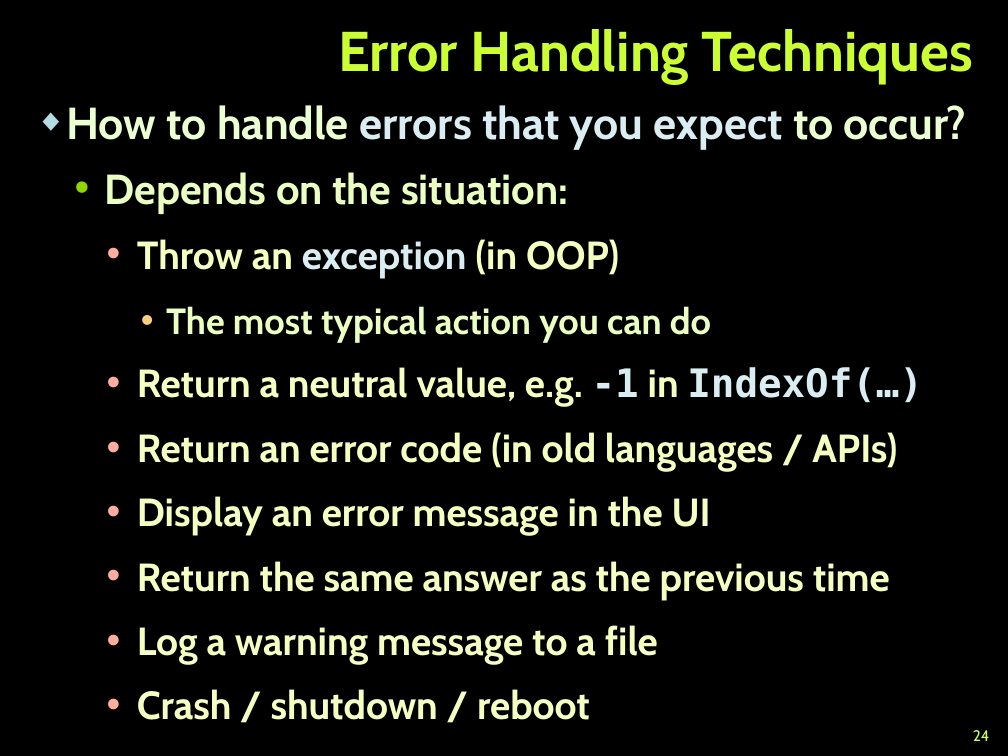
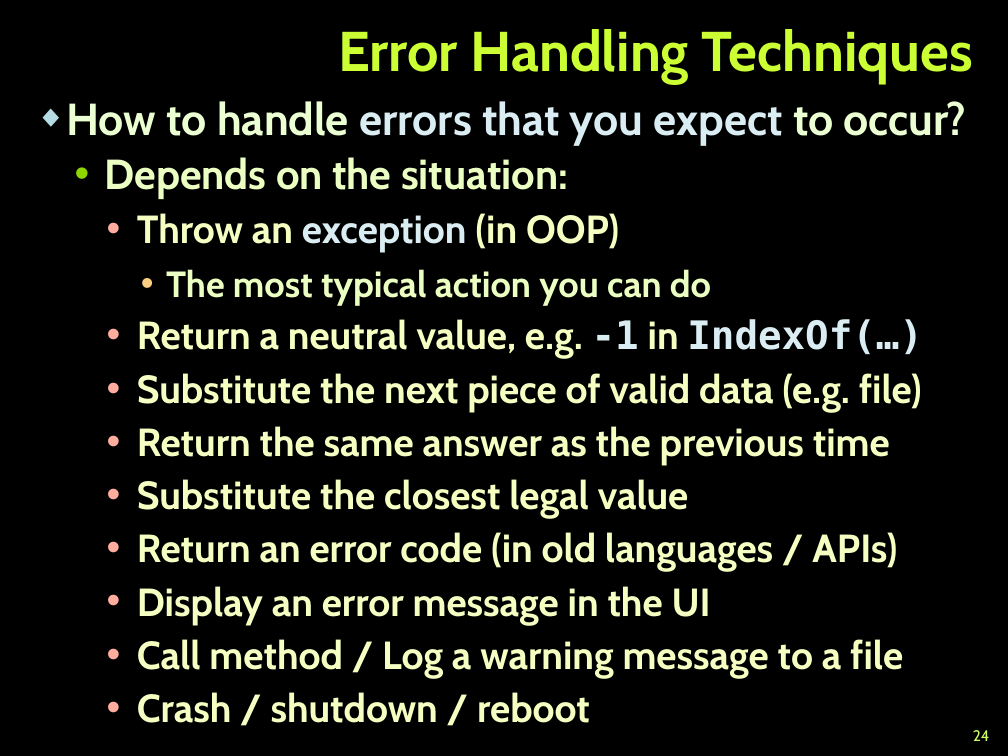
Before and after one commit to martin-nikolov/Telerik-Academy, a slide deck: slide 24 of Programming with C#/4. C# High-Quality Code/08. Defensive Programming, Assertions and Exceptions/Defensive Programming and Exceptions.pptx. Drawn at 1008x756 pixels with LibreOffice and Linux fonts; fonts in the diff are those of the drawing; background and template pictures are left out. Boxes give left, top, right and bottom in pixels: in the first picture for what was removed or moved away, otherwise in the second. Text is boxed around its words. In the diff, an @@ line names an element or a change of style, - is before the commit and + after.

```diff
--- a/Programming with C#/4. C# High-Quality Code/08. Defensive Programming, Assertions and Exceptions/Defensive Programming and Exceptions.pptx
+++ b/Programming with C#/4. C# High-Quality Code/08. Defensive Programming, Assertions and Exceptions/Defensive Programming and Exceptions.pptx
@@ text at [66,101,967,723]: less space between paragraphs @@
@@ text at [137,373,922,519]: paragraphs added @@
+    • Substitute the next piece of valid data (e.g. file)
+    • Return the same answer as the previous time
+    • Substitute the closest legal value
@@ text at [137,639,903,678]: text changed @@
-    • Return the same answer as the previous time
-    • Log a warning message to a file
+    • Call method / Log a warning message to a file
```
Also in this commit, not shown: 2 other slides changed, 1 slide added, 1 slide removed, 9 other files.
